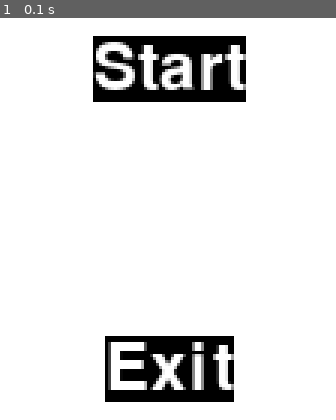
Above: before the commit, frame 1.
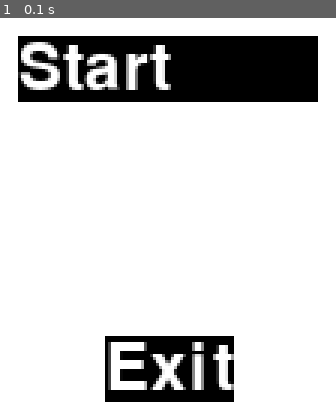
Above: after the commit, the same moment.

Repository: acf-code/Pygame_Tutorial
Game: pygame game, started from space_game/menu.py
Two runs of this game, one before a commit and one after it. Both use one fixed random seed, a clock stepped at 60 frames per second and the inputs below.
Inputs:
- Up to frame 1 (0.1 s): no input

The runs differ from the first frame. In frame 1, 9.6% of the frame differs, in the area x 5-95%, y 4-21%.

Commit message:
Update menu.py

Diff:
--- a/space_game/menu.py
+++ b/space_game/menu.py
@@ -14,6 +14,7 @@
 
     start_text = tools.font.render('Start', True, tools.white)
     start_rect = start_text.get_rect()
+    start_rect.width = 100
     start_rect.center = [size[0]/2,size[1]/2]
 
     exit_text = tools.font.render('Exit', True, tools.white)
